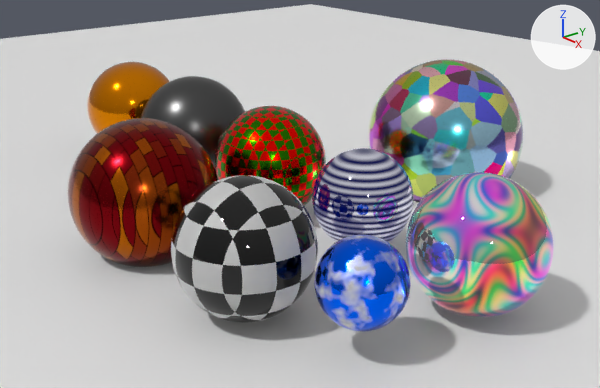
An edit to the Blender file baubles/baubles.blend, drawn before and after from the same camera.
The view is the same before and after, from a camera (50 mm lens) standing at (13.75, -8.5, 5.63) and looking at (2.63, 0.58, 0.29). The axes (+X, +Y, +Z) are drawn at upper right. The lights are the same throughout.

The scene before the commit, as lines of its bpy script (objects in view):
```python
ob_sphere = bpy.data.objects.new('Sphere', me_sphere)
ob_sphere.location = (0.0, 0.0, 1.0)
ob_sphere.scale = (1.1, 1.1, 1.1)
ob_sphere_001 = bpy.data.objects.new('Sphere.001', me_sphere_001)
ob_sphere_001.location = (2.5, 0.0, 1.0)
ob_sphere_003 = bpy.data.objects.new('Sphere.003', me_sphere_003)
ob_sphere_003.location = (4.89, 0.0, 1.0)
ob_sphere_003.scale = (0.8, 0.8, 0.8)
ob_sphere_005 = bpy.data.objects.new('Sphere.005', me_sphere_005)
ob_sphere_005.location = (2.5, -2.52, 1.0)
ob_sphere_005.scale = (1.2, 1.2, 1.2)
ob_sphere_006 = bpy.data.objects.new('Sphere.006', me_sphere_006)
ob_sphere_006.location = (3.41, 3.59, 1.0)
ob_sphere_006.scale = (1.5, 1.5, 1.5)
ob_sphere_007 = bpy.data.objects.new('Sphere.007', me_sphere_007)
ob_sphere_007.location = (5.28, -2.55, 1.0)
ob_sphere_008 = bpy.data.objects.new('Sphere.008', me_sphere_008)
ob_sphere_008.location = (7.04, -2.03, 1.0)
ob_sphere_008.scale = (0.6, 0.6, 0.6)
# also in view: 'Sphere.004' at (7.2, 0.0, 1.0); 'Sphere.002' at (-2.5, 0.0, 1.0); 'Plane' at (0.0, 0.0, 0.0)
```
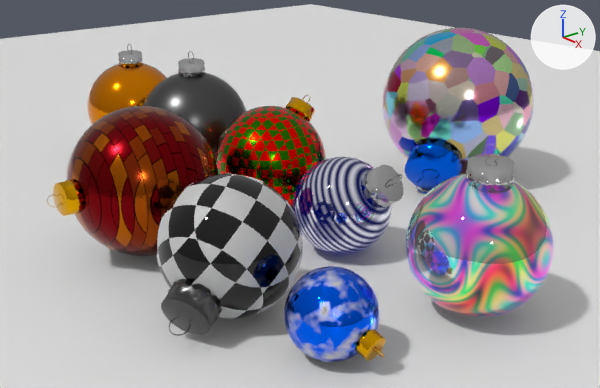
Pixel boxes [x1, y1, x2, y2] of what changed, in the pictures (600 x 388 px):
'Sphere.006', moved, turned: before [369, 60, 523, 202]; after [383, 28, 534, 175]
'Sphere.007', moved, turned: before [171, 175, 318, 323]; after [156, 173, 303, 319]
'Sphere.005', moved: before [68, 118, 218, 267]; after [67, 106, 218, 256]
'Sphere.008', moved, turned: before [314, 235, 410, 331]; after [284, 266, 379, 362]
'Sphere.003', moved, turned: before [312, 148, 414, 243]; after [293, 157, 392, 255]
'Sphere', moved: before [141, 76, 245, 167]; after [143, 73, 246, 157]
'Cylinder.004', added: after [161, 279, 222, 336]
'Cylinder.008', added (blue): after [404, 139, 463, 193]
'Cylinder.006', added: after [466, 144, 514, 191]
'Cylinder.007', added: after [362, 165, 403, 208]
'Cylinder.002', added: after [47, 179, 84, 216]
'Cylinder.005', added (yellow): after [356, 329, 386, 361]
'Cylinder', added: after [178, 51, 205, 77]
'Cylinder.001', added: after [285, 95, 315, 122]
'Cylinder.003', added: after [118, 44, 143, 67]

Diff of the bpy script that builds the scene:
```diff
--- a/baubles/baubles.blend.py
+++ b/baubles/baubles.blend.py
@@ ob_sphere @@
 ob_sphere = bpy.data.objects.new('Sphere', me_sphere)
-ob_sphere.location = (0.0, 0.0, 1.0)
+ob_sphere.location = (0.0, 0.0, 1.1)
 ob_sphere.scale = (1.1, 1.1, 1.1)
@@ ob_sphere_003 @@
 ob_sphere_003 = bpy.data.objects.new('Sphere.003', me_sphere_003)
-ob_sphere_003.location = (4.89, 0.0, 1.0)
+ob_sphere_003.location = (4.52, -0.09, 0.79)
+ob_sphere_003.rotation_euler = (-0.945, 0.323, -1.106)  # degrees (-54, 19, -63)
 ob_sphere_003.scale = (0.8, 0.8, 0.8)
@@ ob_sphere_005 @@
 ob_sphere_005 = bpy.data.objects.new('Sphere.005', me_sphere_005)
-ob_sphere_005.location = (2.5, -2.52, 1.0)
+ob_sphere_005.location = (2.5, -2.52, 1.2)
 ob_sphere_005.scale = (1.2, 1.2, 1.2)
@@ ob_sphere_006 @@
 ob_sphere_006 = bpy.data.objects.new('Sphere.006', me_sphere_006)
-ob_sphere_006.location = (3.41, 3.59, 1.0)
+ob_sphere_006.location = (3.11, 4.24, 1.51)
+ob_sphere_006.rotation_euler = (2.165, 0.0, 0.43)  # degrees (124, 0, 25)
 ob_sphere_006.scale = (1.5, 1.5, 1.5)
@@ ob_sphere_007 @@
 ob_sphere_007 = bpy.data.objects.new('Sphere.007', me_sphere_007)
-ob_sphere_007.location = (5.28, -2.55, 1.0)
+ob_sphere_007.location = (5.07, -2.65, 1.0)
+ob_sphere_007.rotation_euler = (0.597, -0.694, 0.0144)  # degrees (34, -40, 0.8)
 _m = ob_sphere_007.modifiers.new('Subdivision', 'SUBSURF')
@@ ob_sphere_008 @@
 ob_sphere_008 = bpy.data.objects.new('Sphere.008', me_sphere_008)
-ob_sphere_008.location = (7.04, -2.03, 1.0)
+ob_sphere_008.location = (6.84, -2.35, 0.59)
+ob_sphere_008.rotation_euler = (2.067, -0.461, -0.839)  # degrees (118, -26, -48)
 ob_sphere_008.scale = (0.6, 0.6, 0.6)
@@ ob_cylinder_008 @@
+ob_cylinder_008 = bpy.data.objects.new('Cylinder.008', me_cylinder_008)  # 340 vertices, 289 faces; spans x -1.03..1.03, y -1.01..1.01, z -1.63..3.16; in mat_sapphire (blue #0061e7)
+ob_cylinder_008.location = (3.71, 2.95, 0.56)
+ob_cylinder_008.rotation_euler = (2.165, 0.0, 0.43)  # degrees (124, 0, 25)
+ob_cylinder_008.scale = (0.5, 0.5, 0.188)
@@ ob_cylinder_007 @@
+ob_cylinder_007 = bpy.data.objects.new('Cylinder.007', me_cylinder_007)  # 340 vertices, 289 faces; spans x -1.03..1.03, y -1.01..1.01, z -1.63..3.16; in mat_chrome (light grey #c6c6c6)
+ob_cylinder_007.location = (5.28, 0.09, 1.31)
+ob_cylinder_007.rotation_euler = (-0.945, 0.323, -1.106)  # degrees (-54, 19, -63)
+ob_cylinder_007.scale = (0.3, 0.3, 0.113)
@@ ob_cylinder_006 @@
+ob_cylinder_006 = bpy.data.objects.new('Cylinder.006', me_cylinder_006)  # 340 vertices, 289 faces; spans x -1.03..1.03, y -1.01..1.01, z -1.63..3.16; in mat_chrome (light grey #c6c6c6)
+ob_cylinder_006.location = (7.29, 0.0, 2.11)
+ob_cylinder_006.scale = (0.3, 0.3, 0.113)
@@ ob_cylinder_005 @@
+ob_cylinder_005 = bpy.data.objects.new('Cylinder.005', me_cylinder_005)  # 340 vertices, 289 faces; spans x -1.03..1.03, y -1.01..1.01, z -1.63..3.16; in mat_gold_001 (yellow #e7ab00); modifiers SUBSURF
+ob_cylinder_005.location = (7.47, -2.26, 0.39)
+ob_cylinder_005.rotation_euler = (4.144, -0.984, -0.98)  # degrees (237, -56, -56)
+ob_cylinder_005.scale = (0.175, 0.175, 0.0656)
@@ ob_cylinder_004 @@
+ob_cylinder_004 = bpy.data.objects.new('Cylinder.004', me_cylinder_004)  # 340 vertices, 289 faces; spans x -1.03..1.03, y -1.01..1.01, z -1.63..3.16; in mat_silver (dark grey #585858)
+ob_cylinder_004.location = (5.48, -3.57, 0.51)
+ob_cylinder_004.rotation_euler = (2.025, 0.171, 0.507)  # degrees (116, 10, 29)
+ob_cylinder_004.scale = (0.35, 0.35, 0.131)
@@ ob_cylinder_003 @@
+ob_cylinder_003 = bpy.data.objects.new('Cylinder.003', me_cylinder_003)  # 340 vertices, 289 faces; spans x -1.03..1.03, y -1.01..1.01, z -1.63..3.16; in mat_chrome (light grey #c6c6c6)
+ob_cylinder_003.location = (-2.48, 0.0, 2.11)
+ob_cylinder_003.scale = (0.25, 0.25, 0.0938)
@@ ob_cylinder_002 @@
+ob_cylinder_002 = bpy.data.objects.new('Cylinder.002', me_cylinder_002)  # 340 vertices, 289 faces; spans x -1.03..1.03, y -1.01..1.01, z -1.63..3.16; in mat_gold_001 (yellow #e7ab00)
+ob_cylinder_002.location = (2.51, -3.83, 1.23)
+ob_cylinder_002.rotation_euler = (1.571, 0.977, 0.0)  # degrees (90, 56, 0)
+ob_cylinder_002.scale = (0.25, 0.25, 0.0938)
@@ ob_cylinder_001 @@
+ob_cylinder_001 = bpy.data.objects.new('Cylinder.001', me_cylinder_001)  # 340 vertices, 289 faces; spans x -1.03..1.03, y -1.01..1.01, z -1.63..3.16; in mat_gold_001 (yellow #e7ab00)
+ob_cylinder_001.location = (2.48, 0.71, 1.85)
+ob_cylinder_001.rotation_euler = (-0.69, -0.0415, -0.0415)  # degrees (-40, -2.4, -2.4)
+ob_cylinder_001.scale = (0.25, 0.25, 0.0938)
@@ ob_cylinder @@
+ob_cylinder = bpy.data.objects.new('Cylinder', me_cylinder)  # 340 vertices, 289 faces; spans x -1.03..1.03, y -1.01..1.01, z -1.63..3.16; in mat_chrome (light grey #c6c6c6)
+ob_cylinder.location = (0.0, 0.0, 2.31)
+ob_cylinder.scale = (0.25, 0.25, 0.0938)
```
